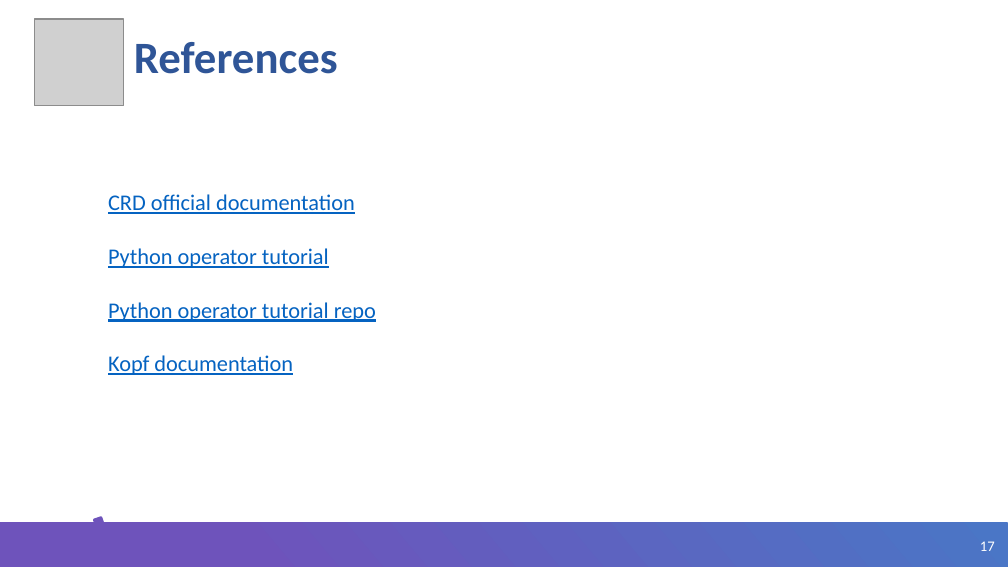
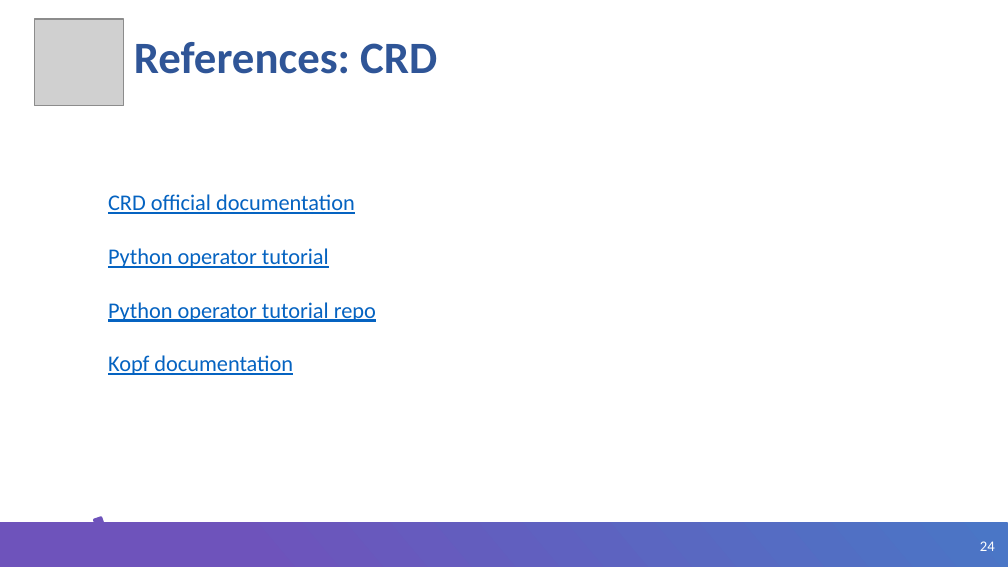
Before and after one commit to ybaryshnikova/extensions-meetup, a slide deck: slide 24 of Kubernetes CRD Helm.pptx (slide 17 before the commit). Drawn at 1008x567 pixels with LibreOffice and Linux fonts; fonts in the diff are those of the drawing; grey boxes stand for pictures; background and template pictures are left out. Boxes give left, top, right and bottom in pixels: in the first picture for what was removed or moved away, otherwise in the second. Text is boxed around its words. In the diff, an @@ line names an element or a change of style, - is before the commit and + after.

```diff
--- a/Kubernetes CRD Helm.pptx
+++ b/Kubernetes CRD Helm.pptx
@@ title at (134, 42, 437, 74): text changed @@
-References
+References: CRD
@@ page number at (980, 541, 995, 551): text changed @@
-17
+24
```
Also in this commit, not shown: 1 other slide changed, 9 slides added, 1 slide removed, 21 other files.
